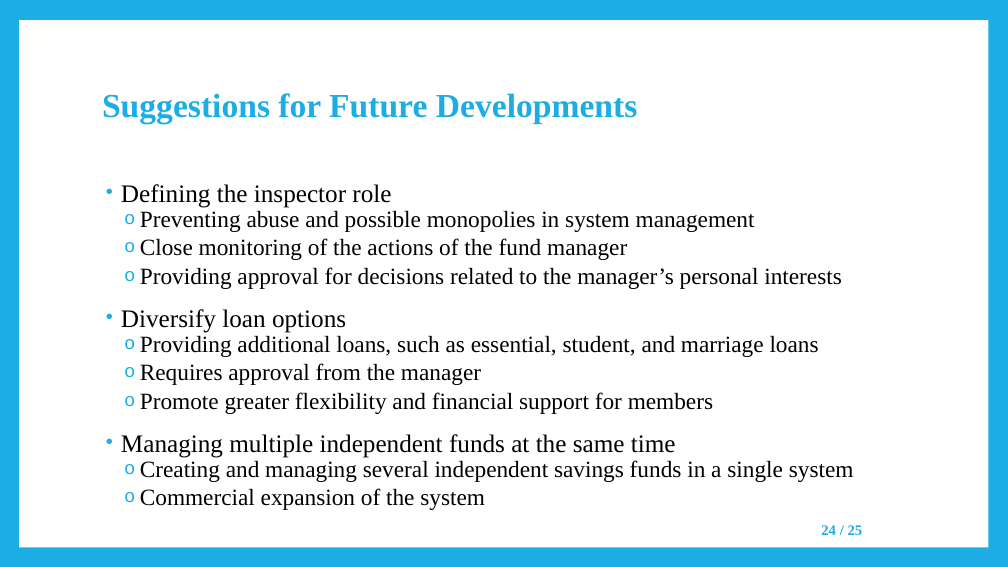
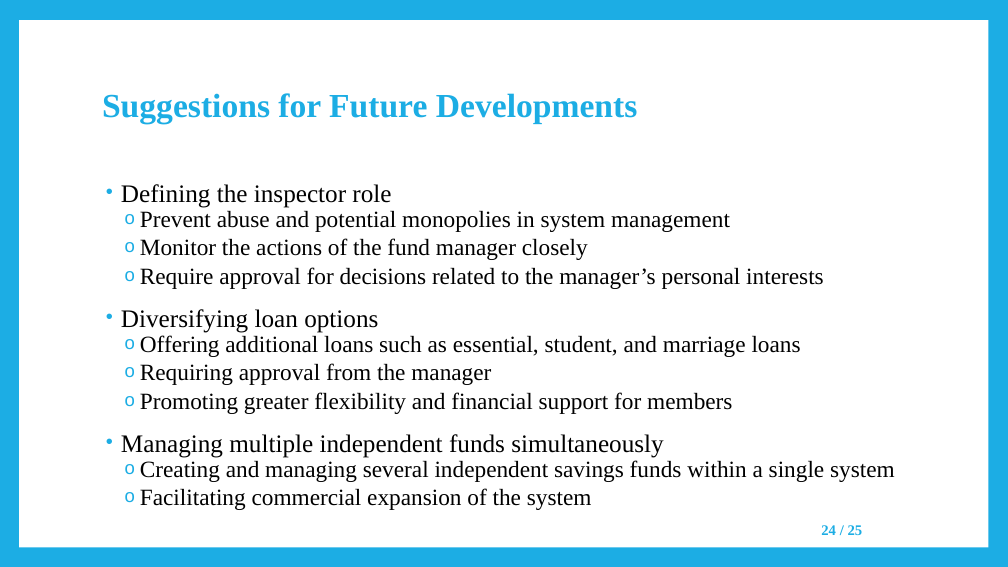
Before and after one commit to negarK2000/Presentation, a slide deck: slide 24 of SavingsFundsManagementSystems/SavingsFundsManagementSystems_Presentation.pptx. Drawn at 1008x567 pixels with LibreOffice and Linux fonts; fonts in the diff are those of the drawing. Boxes give left, top, right and bottom in pixels: in the first picture for what was removed or moved away, otherwise in the second. Text is boxed around its words. In the diff, an @@ line names an element or a change of style, - is before the commit and + after.

```diff
--- a/SavingsFundsManagementSystems/SavingsFundsManagementSystems_Presentation.pptx
+++ b/SavingsFundsManagementSystems/SavingsFundsManagementSystems_Presentation.pptx
@@ text at (121, 210, 895, 510): text changed @@
-  o Preventing abuse and possible monopolies in system management
-  o Close monitoring of the actions of the fund manager
-  o Providing approval for decisions related to the manager’s personal interests
-• Diversify loan options
-  o Providing additional loans, such as essential, student, and marriage loans
-  o Requires approval from the manager
-  o Promote greater flexibility and financial support for members
-• Managing multiple independent funds at the same time
-  o Creating and managing several independent savings funds in a single system
-  o Commercial expansion of the system
+  o Prevent abuse and potential monopolies in system management
+  o Monitor the actions of the fund manager closely
+  o Require approval for decisions related to the manager’s personal interests
+• Diversifying loan options
+  o Offering additional loans such as essential, student, and marriage loans
+  o Requiring approval from the manager
+  o Promoting greater flexibility and financial support for members
+• Managing multiple independent funds simultaneously
+  o Creating and managing several independent savings funds within a single system
+  o Facilitating commercial expansion of the system
```
Also in this commit, not shown: 18 other slides changed, 11 other files.
